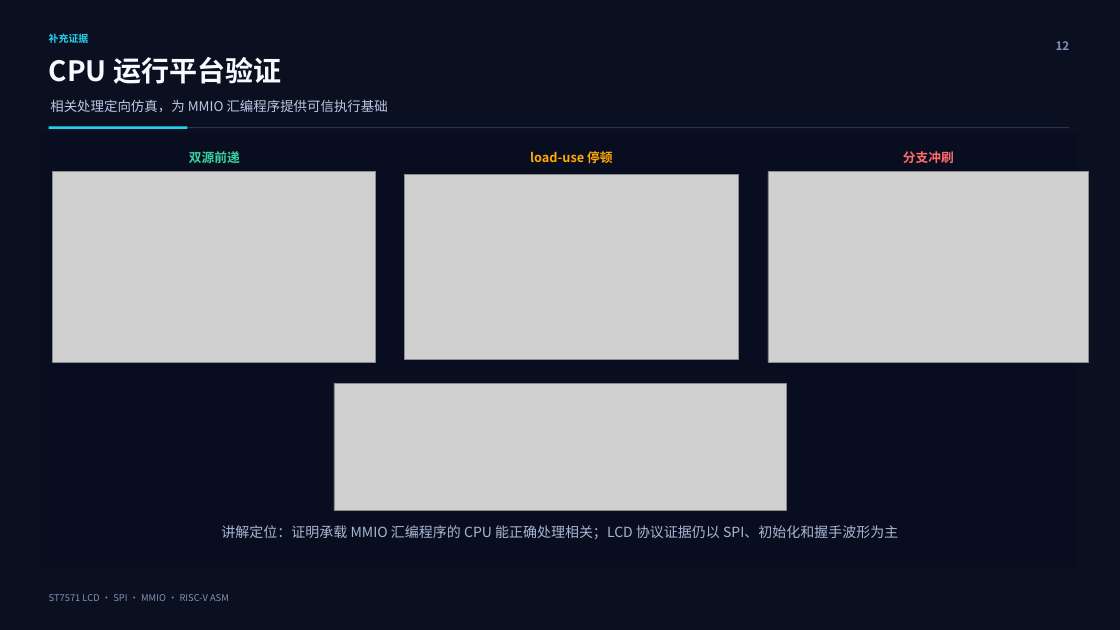
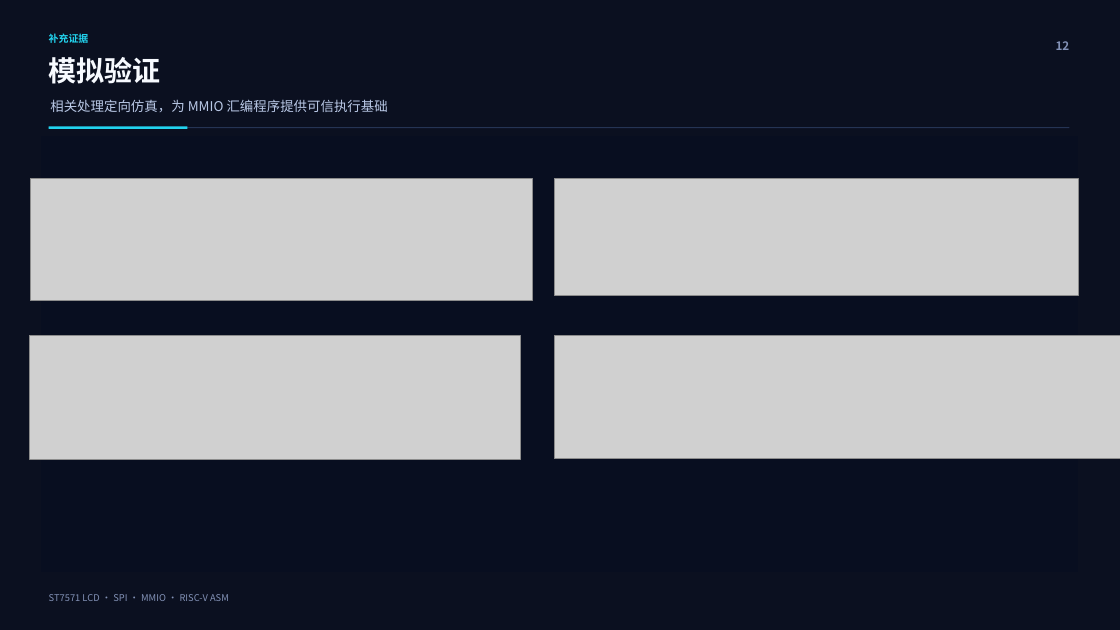
Before and after one commit to Neon246760/CPU-Course-Design, a slide deck: slide 12 of docs/中期汇报ppt/汇编中期_含仿真补充_三人答辩补充版_修复版.pptx. Drawn at 1120x630 pixels with LibreOffice and Linux fonts; fonts in the diff are those of the drawing; grey boxes stand for pictures. Boxes give left, top, right and bottom in pixels: in the first picture for what was removed or moved away, otherwise in the second. Text is boxed around its words. In the diff, an @@ line names an element or a change of style, - is before the commit and + after.

Commit message:
模拟图

```diff
--- a/docs/中期汇报ppt/汇编中期_含仿真补充_三人答辩补充版_修复版.pptx
+++ b/docs/中期汇报ppt/汇编中期_含仿真补充_三人答辩补充版_修复版.pptx
@@ text at (x1=49, y1=57, x2=161, y2=84): text changed @@
-CPU 运行平台验证
+模拟验证
@@ text removed at (x1=530, y1=148, x2=612, y2=165) @@
-load-use 停顿
@@ picture added at (x1=30, y1=179, x2=533, y2=301) @@
@@ picture removed at (x1=53, y1=171, x2=376, y2=362) @@
@@ text removed at (x1=189, y1=151, x2=240, y2=163) @@
-双源前递
@@ picture removed at (x1=404, y1=174, x2=739, y2=360) @@
@@ picture added at (x1=555, y1=179, x2=1078, y2=296) @@
@@ picture removed at (x1=768, y1=171, x2=1089, y2=362) @@
@@ text removed at (x1=903, y1=151, x2=954, y2=163) @@
-分支冲刷
@@ picture added at (x1=29, y1=335, x2=521, y2=459) @@
@@ picture added at (x1=555, y1=335, x2=1120, y2=459) @@
@@ picture removed at (x1=334, y1=383, x2=786, y2=510) @@
@@ text removed at (x1=221, y1=525, x2=898, y2=539) @@
-讲解定位：证明承载 MMIO 汇编程序的 CPU 能正确处理相关；LCD 协议证据仍以 SPI、初始化和握手波形为主
```
Also in this commit, not shown: 1 other file.
